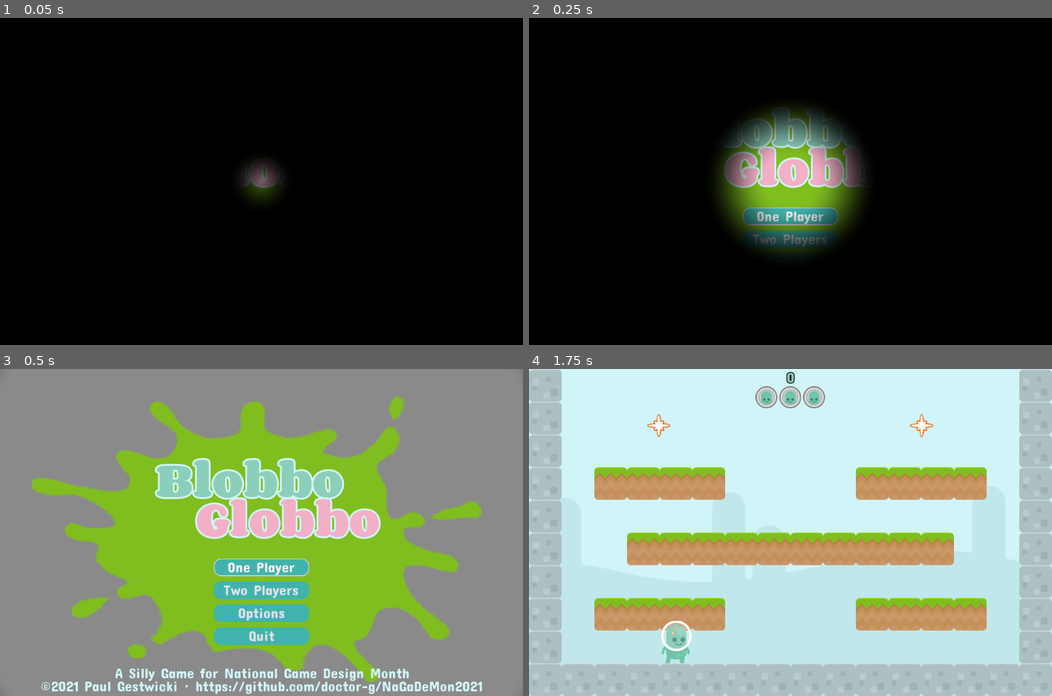
Above: before the commit, frames 1-4 (two rows, left to right).
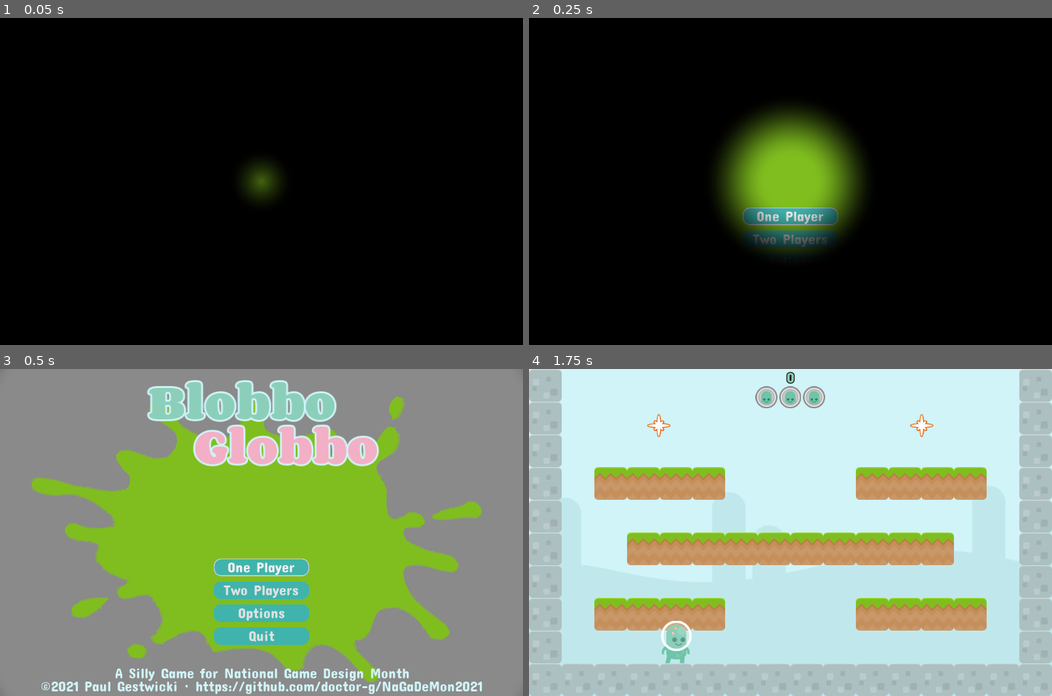
Above: after the commit, the same moments.

Repository: doctor-g/AltNaGaDeMon2021
Game: Godot game, scene res://Screens/MainMenu/MainMenu.tscn
Two runs of this game, one before a commit and one after it. Both use one fixed random seed, a clock stepped at 60 frames per second and the inputs below. This scene is started directly instead of the project's main scene.
Inputs:
- Up to frame 1 (0.05 s): no input
- Up to frame 2 (0.25 s): no input
- Up to frame 3 (0.5 s): no input
- Up to frame 4 (1.75 s): click "One Player" at 0.5 s

The runs differ from the first frame. In frame 1, 0.4% of the frame differs, in the area x 46-54%, y 44-52%; in frame 2, 4.3%; in frame 3, 13%, in the area x 28-73%, y 3-52%; in frame 4, nothing differs.

Commit message:
Animate title drop in and twist

Diff:
--- a/project/Screens/MainMenu/MainMenu.tscn
+++ b/project/Screens/MainMenu/MainMenu.tscn
@@ -50,6 +50,16 @@
 "update": 0,
 "values": [ 0.0, 1.0 ]
 }
+tracks/1/type = "animation"
+tracks/1/path = NodePath("AnimationPlayer/TitleAnimator")
+tracks/1/interp = 1
+tracks/1/loop_wrap = true
+tracks/1/imported = false
+tracks/1/enabled = true
+tracks/1/keys = {
+"clips": PoolStringArray( "TitleDropIn" ),
+"times": PoolRealArray( 0.3 )
+}
 
 [sub_resource type="Animation" id=8]
 length = 0.001
@@ -64,6 +74,112 @@
 "transitions": PoolRealArray( 1 ),
 "update": 0,
 "values": [ 1.0 ]
+}
+tracks/1/type = "value"
+tracks/1/path = NodePath("Title:position")
+tracks/1/interp = 1
+tracks/1/loop_wrap = true
+tracks/1/imported = false
+tracks/1/enabled = true
+tracks/1/keys = {
+"times": PoolRealArray( 0 ),
+"transitions": PoolRealArray( 1 ),
+"update": 0,
+"values": [ Vector2( 568, -109 ) ]
+}
+tracks/2/type = "value"
+tracks/2/path = NodePath("Title/Blobbo:rect_rotation")
+tracks/2/interp = 1
+tracks/2/loop_wrap = true
+tracks/2/imported = false
+tracks/2/enabled = true
+tracks/2/keys = {
+"times": PoolRealArray( 0 ),
+"transitions": PoolRealArray( 1 ),
+"update": 0,
+"values": [ 0.0 ]
+}
+tracks/3/type = "value"
+tracks/3/path = NodePath("Title/Globbo:rect_rotation")
+tracks/3/interp = 1
+tracks/3/loop_wrap = true
+tracks/3/imported = false
+tracks/3/enabled = true
+tracks/3/keys = {
+"times": PoolRealArray( 0 ),
+"transitions": PoolRealArray( 1 ),
+"update": 0,
+"values": [ 0.0 ]
+}
+
+[sub_resource type="Animation" id=11]
+resource_name = "TitleDropIn"
+length = 0.8
+tracks/0/type = "value"
+tracks/0/path = NodePath("Title:position")
+tracks/0/interp = 1
+tracks/0/loop_wrap = true
+tracks/0/imported = false
+tracks/0/enabled = true
+tracks/0/keys = {
+"times": PoolRealArray( 0, 0.8 ),
+"transitions": PoolRealArray( 0.366021, 0.366021 ),
+"update": 0,
+"values": [ Vector2( 568, -101 ), Vector2( 568, 286 ) ]
+}
+tracks/1/type = "animation"
+tracks/1/path = NodePath("AnimationPlayer/BlobboAnimator")
+tracks/1/interp = 1
+tracks/1/loop_wrap = true
+tracks/1/imported = false
+tracks/1/enabled = true
+tracks/1/keys = {
+"clips": PoolStringArray( "BlobboTwist" ),
+"times": PoolRealArray( 0.8 )
+}
+tracks/2/type = "animation"
+tracks/2/path = NodePath("AnimationPlayer/GlobboAnimator")
+tracks/2/interp = 1
+tracks/2/loop_wrap = true
+tracks/2/imported = false
+tracks/2/enabled = true
+tracks/2/keys = {
+"clips": PoolStringArray( "GlobboTwist" ),
+"times": PoolRealArray( 0.8 )
+}
+
+[sub_resource type="Animation" id=9]
+resource_name = "BlobboTwist"
+length = 4.0
+loop = true
+tracks/0/type = "value"
+tracks/0/path = NodePath("Title/Blobbo:rect_rotation")
+tracks/0/interp = 1
+tracks/0/loop_wrap = true
+tracks/0/imported = false
+tracks/0/enabled = true
+tracks/0/keys = {
+"times": PoolRealArray( 0, 1, 2, 3, 4 ),
+"transitions": PoolRealArray( 0.63728, 1.41421, 0.574349, 1.27456, 1.27456 ),
+"update": 0,
+"values": [ 0.0, -1.5, 0.0, 2.0, 0.0 ]
+}
+
+[sub_resource type="Animation" id=14]
+resource_name = "GlobboTwist"
+length = 3.2
+loop = true
+tracks/0/type = "value"
+tracks/0/path = NodePath("Title/Globbo:rect_rotation")
+tracks/0/interp = 1
+tracks/0/loop_wrap = true
+tracks/0/imported = false
+tracks/0/enabled = true
+tracks/0/keys = {
+"times": PoolRealArray( 0, 0.8, 2.4 ),
+"transitions": PoolRealArray( 0.535887, 1.8025, 1.8025 ),
+"update": 0,
+"values": [ 0.0, 1.5, -1.5 ]
 }
 
 [node name="MainMenu" type="Control"]
@@ -136,11 +252,15 @@
 autoplay = true
 bus = "Music"
 
-[node name="Blobbo" type="Label" parent="."]
-margin_left = 333.0
-margin_top = 155.0
-margin_right = 727.0
-margin_bottom = 311.0
+[node name="Title" type="Node2D" parent="."]
+position = Vector2( 568, -109 )
+
+[node name="Blobbo" type="Label" parent="Title"]
+margin_left = -251.0
+margin_top = -121.0
+margin_right = 154.0
+margin_bottom = 39.0
+rect_pivot_offset = Vector2( 193, 86 )
 custom_colors/font_color = Color( 0.545098, 0.811765, 0.729412, 1 )
 custom_fonts/font = ExtResource( 4 )
 text = "Blobbo"
@@ -148,14 +268,18 @@
 "_edit_use_anchors_": false
 }
 
-[node name="Globbo" type="Label" parent="."]
-margin_left = 420.0
-margin_top = 240.0
-margin_right = 806.0
-margin_bottom = 396.0
+[node name="Globbo" type="Label" parent="Title"]
+margin_left = -152.0
+margin_top = -26.0
+margin_right = 245.0
+margin_bottom = 134.0
+rect_pivot_offset = Vector2( 218, 87 )
 custom_colors/font_color = Color( 0.952941, 0.686275, 0.772549, 1 )
 custom_fonts/font = ExtResource( 4 )
 text = "Globbo"
+__meta__ = {
+"_edit_use_anchors_": false
+}
 
 [node name="OptionsMenu" parent="." instance=ExtResource( 5 )]
 anchor_left = 0.0
@@ -194,6 +318,18 @@
 anims/Appear = SubResource( 7 )
 anims/RESET = SubResource( 8 )
 
+[node name="TitleAnimator" type="AnimationPlayer" parent="AnimationPlayer"]
+root_node = NodePath("../..")
+anims/TitleDropIn = SubResource( 11 )
+
+[node name="BlobboAnimator" type="AnimationPlayer" parent="AnimationPlayer"]
+root_node = NodePath("../..")
+anims/BlobboTwist = SubResource( 9 )
+
+[node name="GlobboAnimator" type="AnimationPlayer" parent="AnimationPlayer"]
+root_node = NodePath("../..")
+anims/GlobboTwist = SubResource( 14 )
+
 [connection signal="pressed" from="ButtonBox/Start1PButton" to="." method="_on_Start1PButton_pressed"]
 [connection signal="pressed" from="ButtonBox/Start2PButton" to="." method="_on_Start2PButton_pressed"]
 [connection signal="pressed" from="ButtonBox/OptionsButton" to="." method="_on_OptionsButton_pressed"]
--- a/project/Screens/MainMenu/title_dynamic_font.tres
+++ b/project/Screens/MainMenu/title_dynamic_font.tres
@@ -8,4 +8,5 @@
 size = 86
 outline_size = 4
 outline_color = Color( 0.815686, 0.956863, 0.968627, 1 )
+use_filter = true
 font_data = SubResource( 1 )
Not shown: 1 places in project/Screens/MainMenu/MainMenu.tscn that only renumber resources
